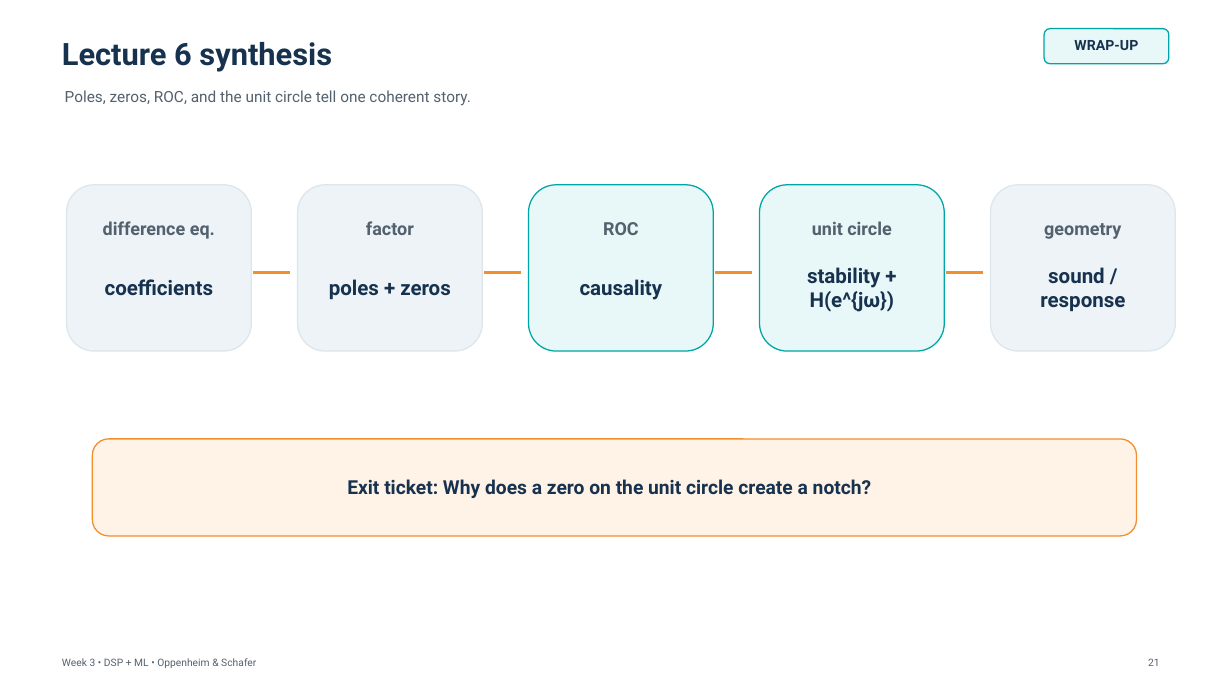
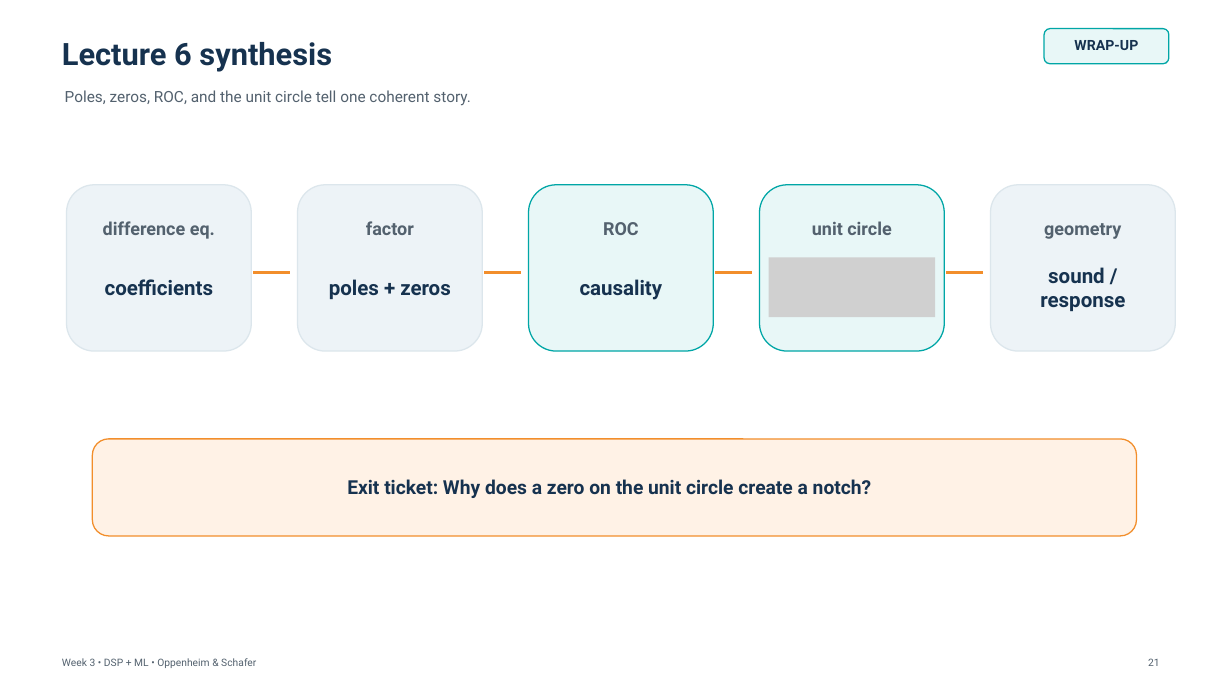
Before and after one commit to mathys2000/ecen45632_f26, a slide deck: slide 24 of lecture_slides/Week3_Lecture6_Transfer_Functions_PoleZero_091026_forClass.pptx. Drawn at 1232x693 pixels with LibreOffice and Linux fonts; fonts in the diff are those of the drawing; grey boxes stand for pictures. Boxes give left, top, right and bottom in pixels: in the first picture for what was removed or moved away, otherwise in the second. Text is boxed around its words. In the diff, an @@ line names an element or a change of style, - is before the commit and + after.

```diff
--- a/lecture_slides/Week3_Lecture6_Transfer_Functions_PoleZero_091026_forClass.pptx
+++ b/lecture_slides/Week3_Lecture6_Transfer_Functions_PoleZero_091026_forClass.pptx
@@ picture added at (769,258,935,318) @@
@@ text removed at (807,267,895,312) @@
-stability + H(e^{jω})
```
Also in this commit, not shown: 4 other slides changed, 1 slide added, 13 other files.
